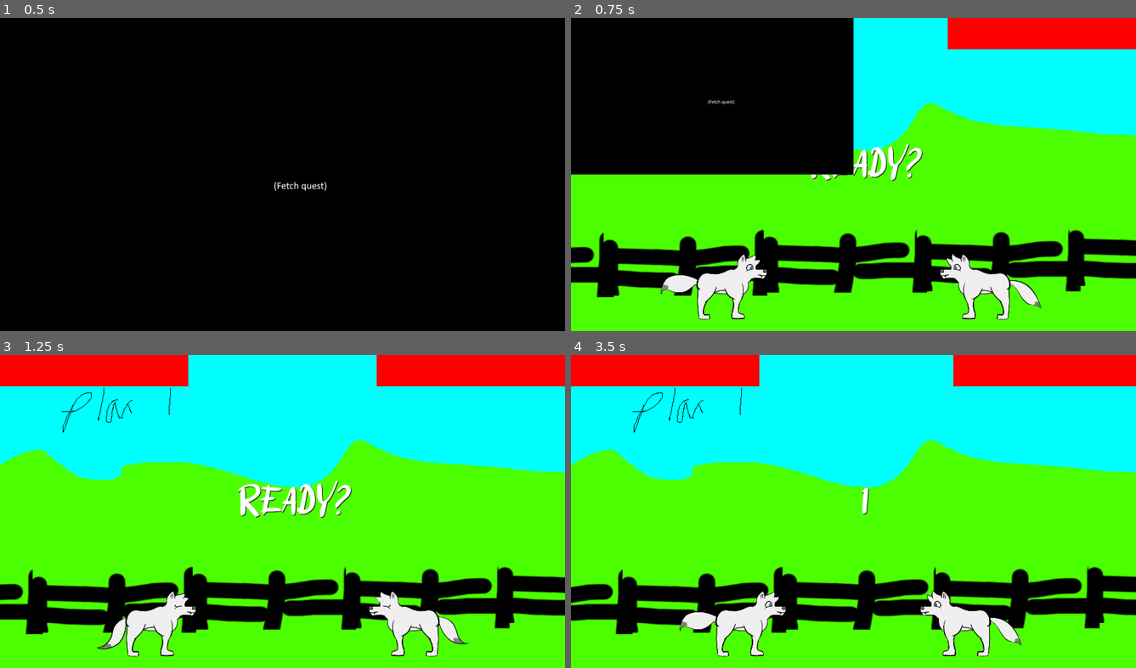
Above: before the commit, frames 1-4 (two rows, left to right).
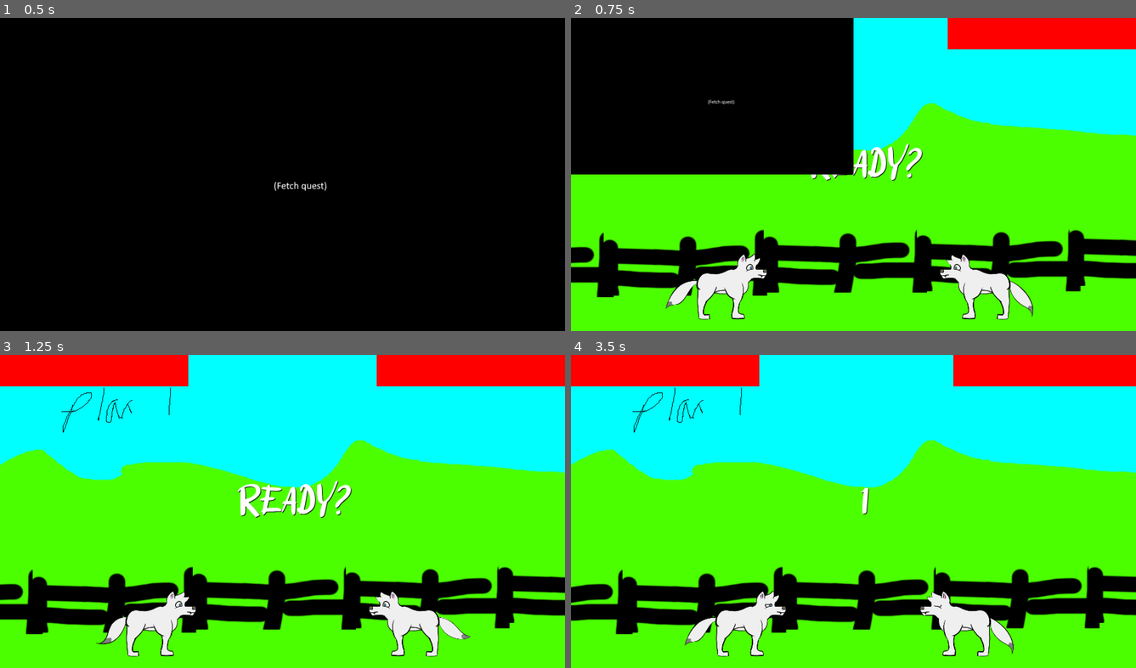
Above: after the commit, the same moments.

Repository: m7rk/openjam2021
Game: Godot game, scene res://Fight.tscn
Same seed, same stepped clock (60 frames per second), same inputs: the game is played once before the commit and once after it.
Inputs:
- Up to frame 1 (0.5 s): no input
- Up to frame 2 (0.75 s): tap Enter at 0.5 s; hold D (right) from 0.53 s (still down); hold J (close) from 0.53 s (still down)
- Up to frame 3 (1.25 s): keep holding D (right); keep holding J (close)
- Up to frame 4 (3.5 s): release D (right) at 1.28 s; release J (close) at 1.28 s; hold S (down) 1.28-2.03 s; tap K (ranged) at 1.35 s; hold D (right) 2.03-2.78 s; hold L (special) 2.03-2.78 s; hold W (up) from 2.78 s (still down); tap J (close) at 2.85 s

Frame 1 is identical in both runs. In frame 2, 0.7% of the frame differs, in the area x 15-84%, y 75-96%; in frame 3, 0.4%; in frame 4, 0.7%, in the area x 19-80%, y 75-96%.

Commit message:
reorg a little

Diff:
--- a/Fight.tscn
+++ b/Fight.tscn
@@ -3,10 +3,10 @@
 [ext_resource path="res://scripts/PlayerDog.gd" type="Script" id=2]
 [ext_resource path="res://scripts/EnemyDog.gd" type="Script" id=3]
 [ext_resource path="res://scripts/Camera.gd" type="Script" id=4]
-[ext_resource path="res://l2.png" type="Texture" id=5]
-[ext_resource path="res://l1.png" type="Texture" id=6]
+[ext_resource path="res://backgrounds/l2.png" type="Texture" id=5]
+[ext_resource path="res://backgrounds/l1.png" type="Texture" id=6]
 [ext_resource path="res://ENERGY.png" type="Texture" id=7]
-[ext_resource path="res://UI.gd" type="Script" id=8]
+[ext_resource path="res://scripts/UI.gd" type="Script" id=8]
 [ext_resource path="res://font.tres" type="DynamicFont" id=9]
 [ext_resource path="res://scripts/FightManager.gd" type="Script" id=10]
 [ext_resource path="res://Transitioner.tscn" type="PackedScene" id=11]
@@ -103,7 +103,7 @@
 [node name="AnimatedSprite" type="AnimatedSprite" parent="Player"]
 scale = Vector2( 0.3, 0.3 )
 frames = ExtResource( 12 )
-frame = 6
+frame = 19
 speed_scale = 1.5
 playing = true
 __meta__ = {
@@ -134,7 +134,7 @@
 [node name="AnimatedSprite" type="AnimatedSprite" parent="Enemy"]
 scale = Vector2( 0.3, 0.3 )
 frames = ExtResource( 12 )
-frame = 5
+frame = 18
 speed_scale = 1.5
 playing = true
 __meta__ = {
--- a/Overworld.tscn
+++ b/Overworld.tscn
@@ -3,7 +3,7 @@
 [ext_resource path="res://Transitioner.tscn" type="PackedScene" id=1]
 [ext_resource path="res://scripts/OverworldManager.gd" type="Script" id=2]
 [ext_resource path="res://dog.png" type="Texture" id=3]
-[ext_resource path="res://OverworldPlayer.gd" type="Script" id=4]
+[ext_resource path="res://scripts/OverworldPlayer.gd" type="Script" id=4]
 [ext_resource path="res://scripts/Dialogue.gd" type="Script" id=5]
 
 [sub_resource type="RectangleShape2D" id=1]
--- a/Transitioner.tscn
+++ b/Transitioner.tscn
@@ -1,6 +1,6 @@
 [gd_scene load_steps=4 format=2]
 
-[ext_resource path="res://transition.png" type="Texture" id=1]
+[ext_resource path="res://ui/transition.png" type="Texture" id=1]
 
 [sub_resource type="Animation" id=1]
 resource_name = "endtrans"
--- /dev/null
+++ b/ball/Ball.tscn
@@ -0,0 +1,18 @@
+[gd_scene load_steps=4 format=2]
+
+[ext_resource path="res://ball/ball.tres" type="SpriteFrames" id=1]
+[ext_resource path="res://scripts/Ball.gd" type="Script" id=2]
+
+[sub_resource type="CircleShape2D" id=1]
+radius = 26.6854
+
+[node name="RigidBody2D" type="RigidBody2D"]
+script = ExtResource( 2 )
+
+[node name="AnimatedSprite" type="AnimatedSprite" parent="."]
+frames = ExtResource( 1 )
+frame = 1
+
+[node name="CollisionShape2D" type="CollisionShape2D" parent="."]
+position = Vector2( -2, -5.33333 )
+shape = SubResource( 1 )
--- /dev/null
+++ b/ball/ball.tres
@@ -0,0 +1,12 @@
+[gd_resource type="SpriteFrames" load_steps=3 format=2]
+
+[ext_resource path="res://ball/ball squish.png" type="Texture" id=1]
+[ext_resource path="res://ball/ball.png" type="Texture" id=2]
+
+[resource]
+animations = [ {
+"frames": [ ExtResource( 1 ), ExtResource( 2 ) ],
+"loop": true,
+"name": "default",
+"speed": 5.0
+} ]
--- a/frisbee/frisbee.tscn
+++ b/frisbee/frisbee.tscn
@@ -1,7 +1,7 @@
 [gd_scene load_steps=4 format=2]
 
 [ext_resource path="res://frisbee/frisbee.tres" type="SpriteFrames" id=1]
-[ext_resource path="res://scripts/RangedAttack.gd" type="Script" id=2]
+[ext_resource path="res://scripts/Frisbee.gd" type="Script" id=2]
 
 [sub_resource type="RectangleShape2D" id=1]
 extents = Vector2( 38.7057, 7.10954 )
@@ -21,5 +21,5 @@
 [node name="Frisbee" type="AnimatedSprite" parent="."]
 scale = Vector2( 0.25, 0.25 )
 frames = ExtResource( 1 )
-frame = 4
+frame = 3
 playing = true
--- /dev/null
+++ b/scripts/Ball.gd
@@ -0,0 +1,16 @@
+extends RigidBody2D
+
+
+# Declare member variables here. Examples:
+# var a = 2
+# var b = "text"
+
+
+# Called when the node enters the scene tree for the first time.
+func _ready():
+	pass # Replace with function body.
+
+
+# Called every frame. 'delta' is the elapsed time since the previous frame.
+#func _process(delta):
+#	pass
Renamed: l1.png -> backgrounds/l1.png
Not shown, changed: backgrounds/l1.png.import
Renamed: l2.png -> backgrounds/l2.png
Not shown, changed: backgrounds/l2.png.import
Renamed: scripts/RangedAttack.gd -> scripts/Frisbee.gd
Renamed: OverworldPlayer.gd -> scripts/OverworldPlayer.gd
Renamed: UI.gd -> scripts/UI.gd
Renamed: transition.png -> ui/transition.png
Not shown, changed: ui/transition.png.import
